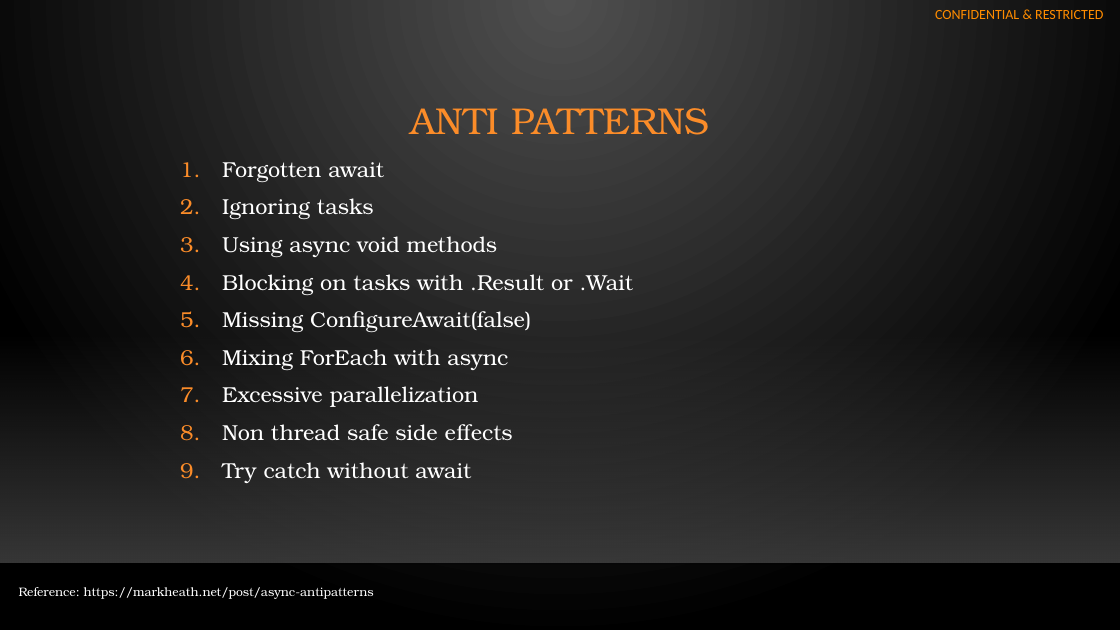
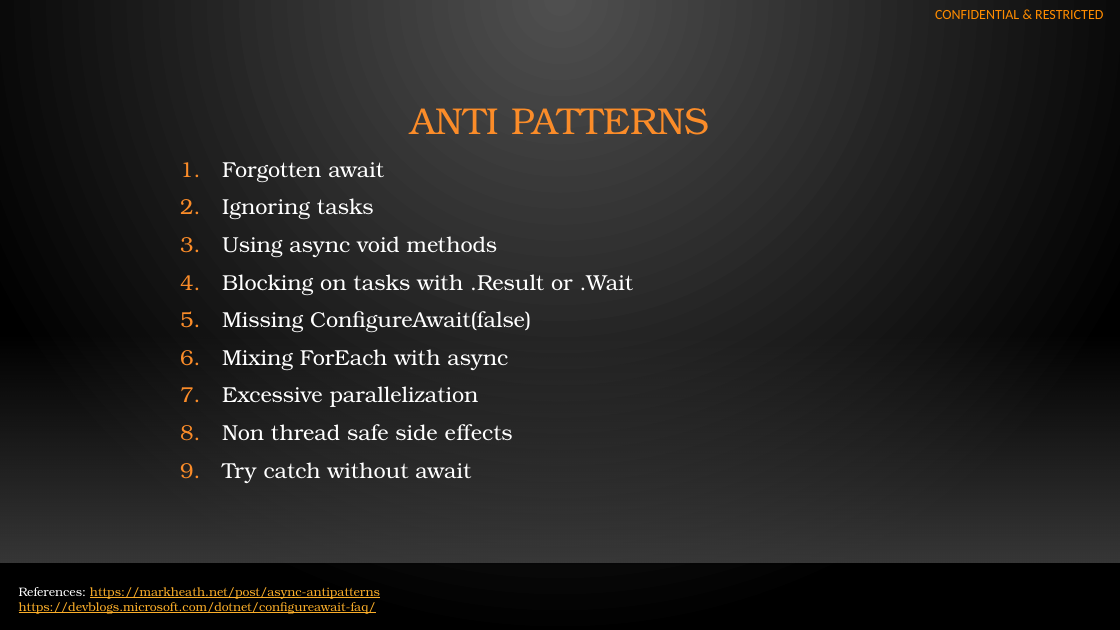
Before and after one commit to holm0563/AsyncExample, a slide deck: slide 5 of Async.pptx. Drawn at 1120x630 pixels with LibreOffice and Linux fonts; fonts in the diff are those of the drawing; background and template pictures are left out. Boxes give left, top, right and bottom in pixels: in the first picture for what was removed or moved away, otherwise in the second. Text is boxed around its words. In the diff, an @@ line names an element or a change of style, - is before the commit and + after.

```diff
--- a/Async.pptx
+++ b/Async.pptx
@@ text at (19,587,380,614): text changed; text colour #FFFFFF to #FBAE29 @@
-Reference: https://markheath.net/post/async-antipatterns
+References: https://markheath.net/post/async-antipatterns
+https://devblogs.microsoft.com/dotnet/configureawait-faq/
```
Also in this commit, not shown: 3 other slides changed, 1 other file.
